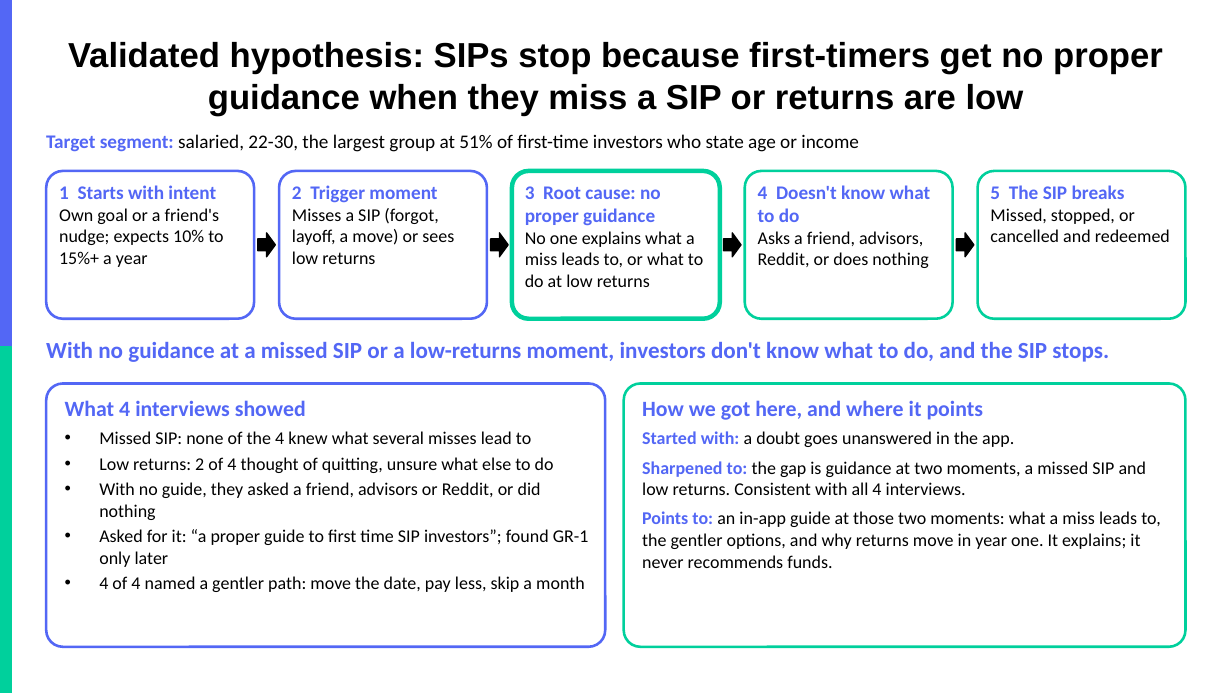
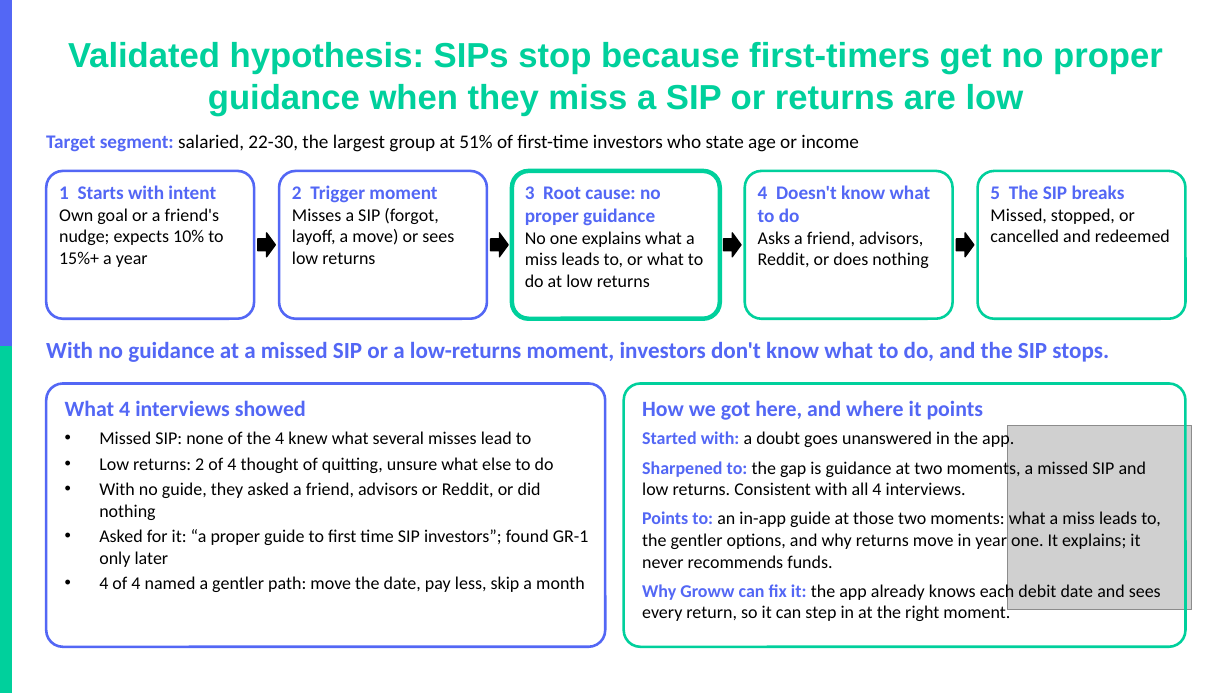
Before and after one commit to akarshita711/NEXTLEAP_GRAD_PROJECT_groww_SIP_research, a slide deck: slide 6 of deck/NL_Groww.pptx. Drawn at 1232x693 pixels with LibreOffice and Linux fonts; fonts in the diff are those of the drawing; grey boxes stand for pictures; background and template pictures are left out. Boxes give left, top, right and bottom in pixels: in the first picture for what was removed or moved away, otherwise in the second. Text is boxed around its words. In the diff, an @@ line names an element or a change of style, - is before the commit and + after.

```diff
--- a/deck/NL_Groww.pptx
+++ b/deck/NL_Groww.pptx
@@ title "Validated hypothesis: SIPs stop because ..." at (x1=68, y1=42, x2=1163, y2=116): text colour #000000 to #00D09C @@
@@ rounded rectangle at (x1=624, y1=384, x2=1186, y2=647): fill #FFFFFF to none @@
@@ picture added at (x1=1007, y1=425, x2=1192, y2=610) @@
@@ text at (x1=642, y1=582, x2=1161, y2=621): paragraph added @@
+Why Groww can fix it: the app already knows each debit date and sees every return, so it can step in at the right moment.
```
Also in this commit, not shown: 9 other slides changed, 19 other files.
